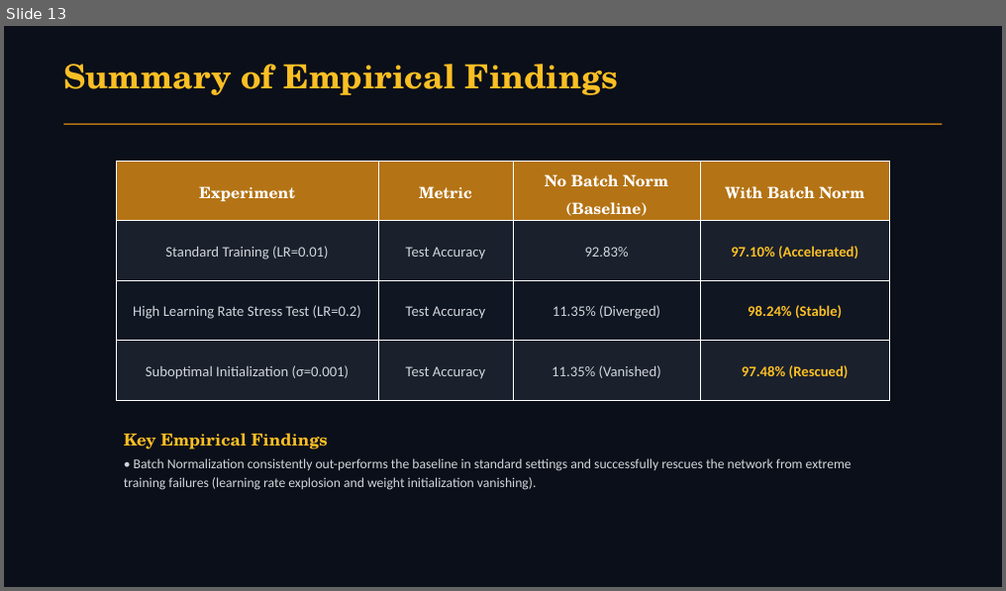
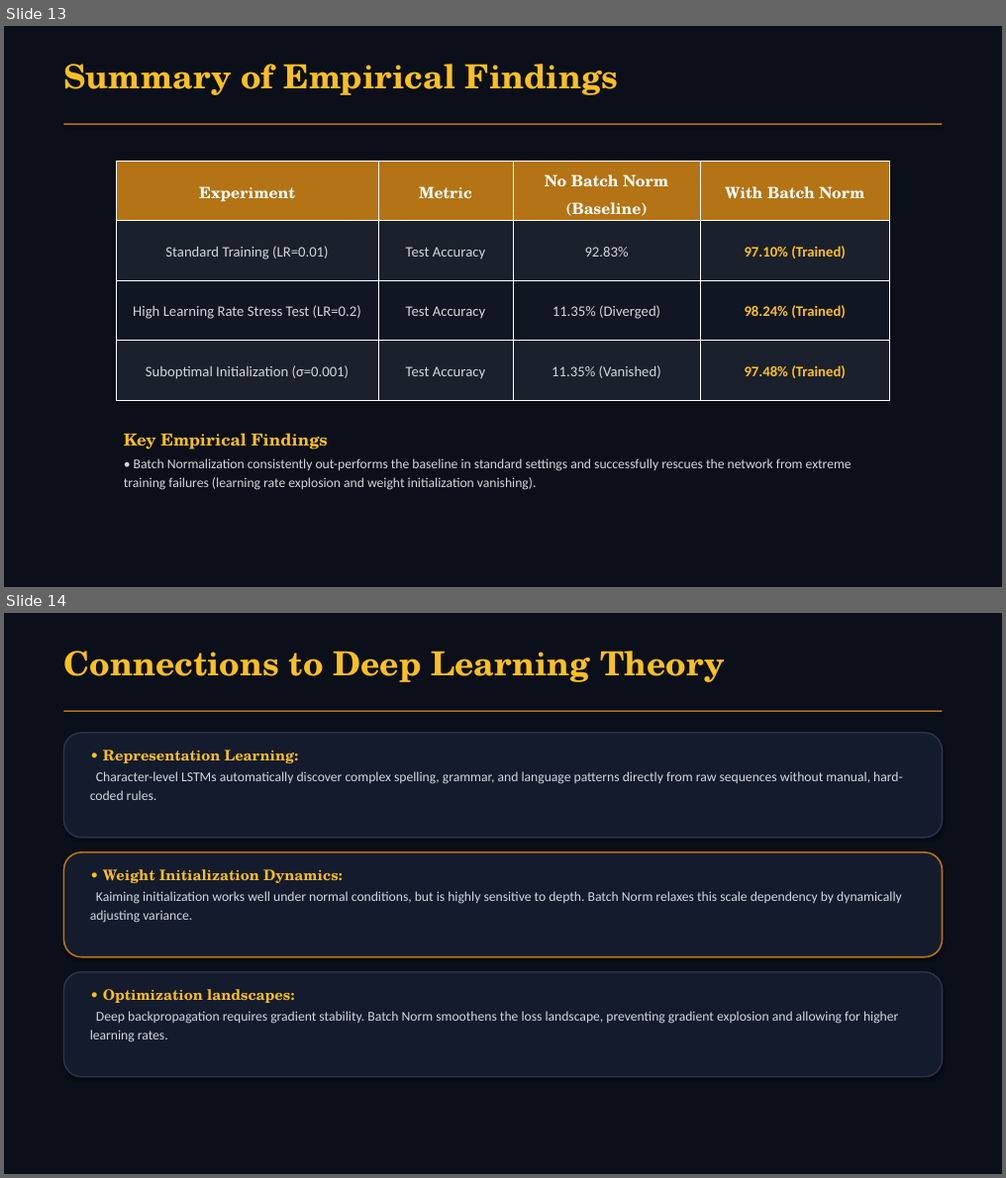
Before and after one commit to WhySeriousKaif/CNN-Group-3-Project, a slide deck: presentation.pptx. Shown one above the other, each under a label of ours: slide 13 before the commit, slides 13 and 14 after it. The pictures are 1006x591 and 1006x1178 pixels, drawn with LibreOffice and Linux fonts; fonts in the diff are those of the drawing. Boxes give left, top, right and bottom in pixels: in the first picture for what was removed or moved away, otherwise in the second. Text is boxed around its words. In the diff, an @@ line names an element or a change of style, - is before the commit and + after.

Commit message:
Introduce layout variations (3-column, horizontal stacks, flipped cards), simplify gate and temperature formulas, and add Shiva Gupta to Group 3

```diff
--- a/presentation.pptx
+++ b/presentation.pptx
@@ slide 14 added at [4,613,1002,1174], background #0B0F19 @@
@@ text added at [63,651,725,682], 32 pt, text #FBBF24, bold @@
+Connections to Deep Learning Theory
@@ rectangle added at [63,710,943,712], fill #B47314 @@
@@ rounded rectangle added at [63,733,943,838], fill #141B2D, outline #28324B 1.5 pt @@
@@ text added at [90,750,903,800], 13 pt, text #D1D5DB @@
+• Representation Learning:
+Character-level LSTMs automatically discover complex spelling, grammar, and language patterns directly from raw sequences without manual, hard-coded rules.
@@ rounded rectangle added at [63,853,943,958], fill #141B2D, outline #B47314 1.5 pt @@
@@ text added at [90,869,902,923], 13 pt, text #D1D5DB @@
+• Weight Initialization Dynamics:
+Kaiming initialization works well under normal conditions, but is highly sensitive to depth. Batch Norm relaxes this scale dependency by dynamically adjusting variance.
@@ rounded rectangle added at [63,972,943,1077], fill #141B2D, outline #28324B 1.5 pt @@
@@ text added at [90,989,898,1043], 13 pt, text #D1D5DB @@
+• Optimization landscapes:
+Deep backpropagation requires gradient stability. Batch Norm smoothens the loss landscape, preventing gradient explosion and allowing for higher learning rates.
@@ slide 13 changed as well @@
@@ table at [116,161,890,400] @@
-row 2, column 4: 97.10% (Accelerated)
+row 2, column 4: 97.10% (Trained)
-row 3, column 4: 98.24% (Stable)
+row 3, column 4: 98.24% (Trained)
-row 4, column 4: 97.48% (Rescued)
+row 4, column 4: 97.48% (Trained)
```
Also in this commit, not shown: 13 other slides changed, 1 slide removed, 1 other file.
